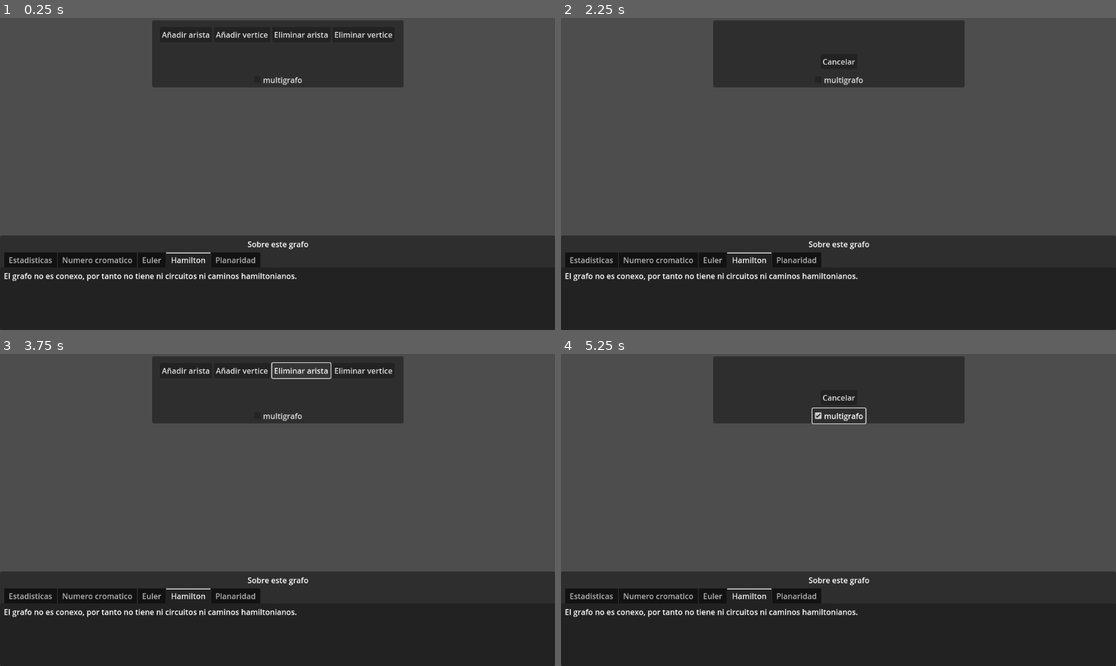
Above: before the commit, frames 1-4 (two rows, left to right).
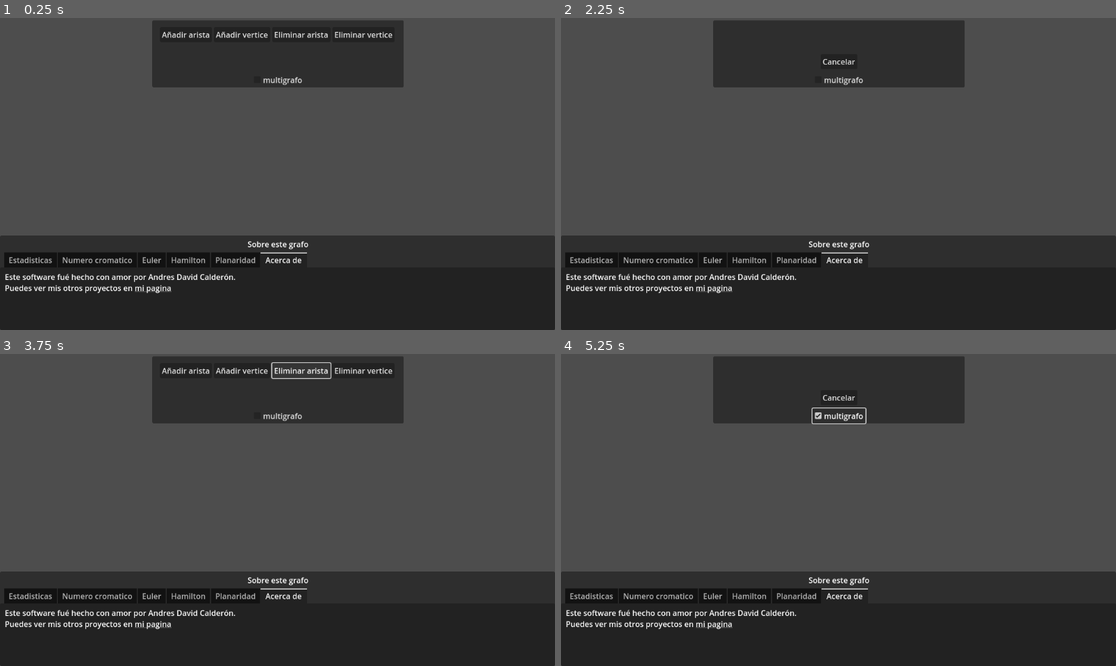
Above: after the commit, the same moments.

Repository: AndresDavidCalderon/exploragrafos
Game: Godot game, scene res://main.tscn
Same seed, same stepped clock (60 frames per second), same inputs: the game is played once before the commit and once after it.
Inputs:
- Up to frame 1 (0.25 s): no input
- Up to frame 2 (2.25 s): click "Añadir arista" at 0.5 s; click "Listo" at 1.25 s; click "Añadir vertice" at 2 s
- Up to frame 3 (3.75 s): click "Cancelar" at 2.75 s; click "Eliminar arista" at 3.5 s
- Up to frame 4 (5.25 s): click "Eliminar vertice" at 4.25 s; click "multigrafo" at 5 s

The runs differ from the first frame. In frame 1, 1.2% of the frame differs, in the area x 0-56%, y 75-89%; in frame 2, 1.2%; in frame 3, 1.2%; in frame 4, 1.2%.

Commit message:
acerca de

Diff:
--- a/main.tscn
+++ b/main.tscn
@@ -109,7 +109,7 @@
 offset_top = 35.0
 grow_horizontal = 2
 grow_vertical = 2
-current_tab = 3
+current_tab = 5
 
 [node name="Estadisticas" type="Control" parent="UI/Panel/TabContainer"]
 visible = false
@@ -167,6 +167,7 @@
 grow_vertical = 2
 
 [node name="Hamilton" type="Control" parent="UI/Panel/TabContainer"]
+visible = false
 layout_mode = 2
 script = ExtResource("8_5vw27")
 metadata/_tab_index = 3
@@ -202,6 +203,25 @@
 grow_horizontal = 2
 grow_vertical = 2
 bbcode_enabled = true
+
+[node name="Acerca de" type="Control" parent="UI/Panel/TabContainer"]
+layout_mode = 2
+metadata/_tab_index = 5
+
+[node name="RichTextLabel" type="RichTextLabel" parent="UI/Panel/TabContainer/Acerca de"]
+layout_mode = 1
+anchors_preset = 15
+anchor_right = 1.0
+anchor_bottom = 1.0
+offset_left = 10.0
+offset_top = 8.0
+offset_right = -13.0
+offset_bottom = -8.0
+grow_horizontal = 2
+grow_vertical = 2
+bbcode_enabled = true
+text = "Este software fué hecho con amor por Andres David Calderón.
+Puedes ver mis otros proyectos en [url=pagina]mi pagina[/url]"
 
 [connection signal="estado_cambiado" from="." to="UI/Top" method="_on_world_estado_cambiado"]
 [connection signal="pressed" from="UI/Top/Herramientas/AddArista" to="." method="_on_add_arista_pressed"]
@@ -209,3 +229,4 @@
 [connection signal="pressed" from="UI/Top/Herramientas/QuitarVertice" to="." method="_on_quitar_vertice_pressed"]
 [connection signal="pressed" from="UI/Top/Cancelar" to="." method="_on_cancelar_pressed"]
 [connection signal="toggled" from="UI/Top/Multigrafo" to="." method="_on_multigrafo_toggled"]
+[connection signal="meta_clicked" from="UI/Panel/TabContainer/Acerca de/RichTextLabel" to="." method="_on_rich_text_label_meta_clicked"]
--- a/world.gd
+++ b/world.gd
@@ -150,3 +150,9 @@
 			if not azul.conectado_a(rojo):
 				return false
 	return true
+
+
+func _on_rich_text_label_meta_clicked(meta: Variant) -> void:
+	match meta:
+		"pagina":
+			OS.shell_open("https://andresdavidcalderon.github.io/")
